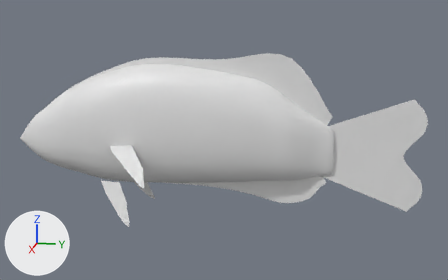
Two versions of the glTF model apps/web/public/assets/fish/labidochromis-caeruleus/lod0.glb, one commit apart.
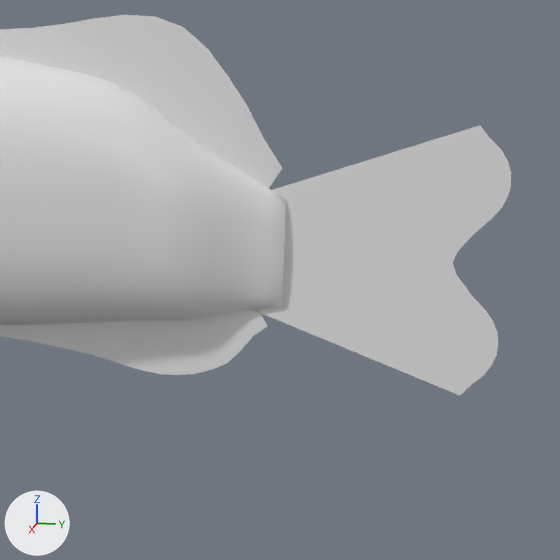
Old and new are each drawn whole from a 50 mm lens placed at (0.1352, 0.0398, 0.0318), pointed at (-0.0004, 0.0127, -0.0021) and again close up on the part from 48% to 100% of the width and 17% to 100% of the height. Lighting does not change. The marker at lower left points along +X, +Y and +Z. The last two pictures show the newer version.

The first close-up shows 'labidochromis-caeruleus'.
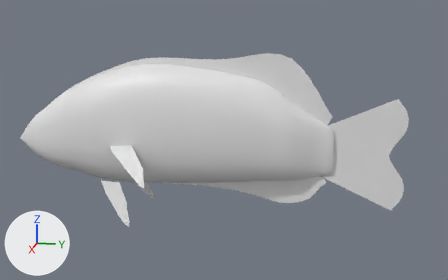
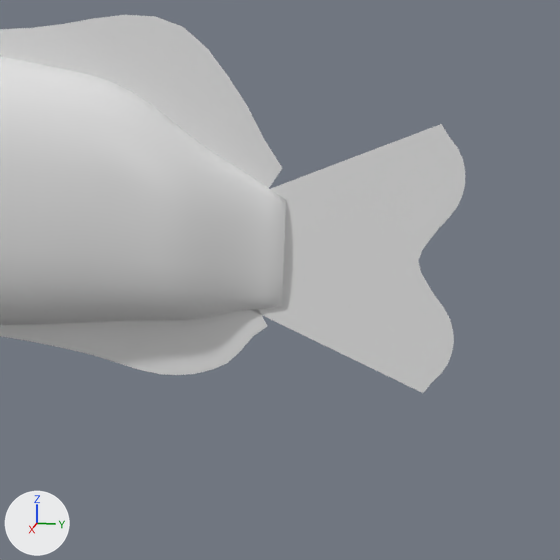
Pixel boxes [x1, y1, x2, y2] of what changed, in the close-ups (560 x 560 px; the box of a moved part takes in the faces that stretch with it):
'labidochromis-caeruleus', reshaped
    before: [0, 15, 511, 395]
    after: [0, 15, 465, 393]
part 1 of me_labidochromis_caeruleus, moved or reshaped
    before: [252, 125, 511, 395]
    after: [250, 124, 465, 393]

What changed in the scene script:
```text
Change me_labidochromis_caeruleus:
    used by ob_labidochromis_caeruleus; location = (0.0, 0.0, 0.0)
    remove me_labidochromis_caeruleus.from_pydata(...)  # 2379 vertices, 4320 faces; spans x -0.0217..0.0217, y -0.0376..0.0569, z -0.0209..0.0179
    add me_labidochromis_caeruleus.from_pydata(...)  # 2379 vertices, 4320 faces; spans x -0.0217..0.0217, y -0.0376..0.053, z -0.0209..0.0179
    me_labidochromis_caeruleus part 1: the loose piece of 175 vertices spanning x 0.0, y 0.0336..0.0569, z -0.0163..0.0089 is scaled about its middle by (1, 0.834, 1), then moved by (0.0, -0.0019, 0.0)
```
